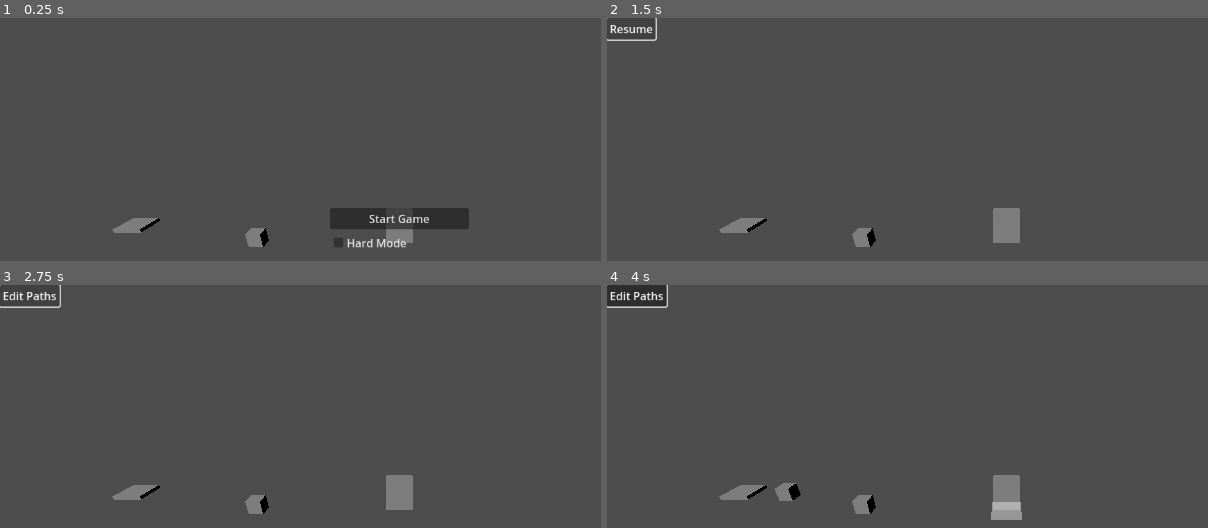
Above: before the commit, frames 1-4 (two rows, left to right).
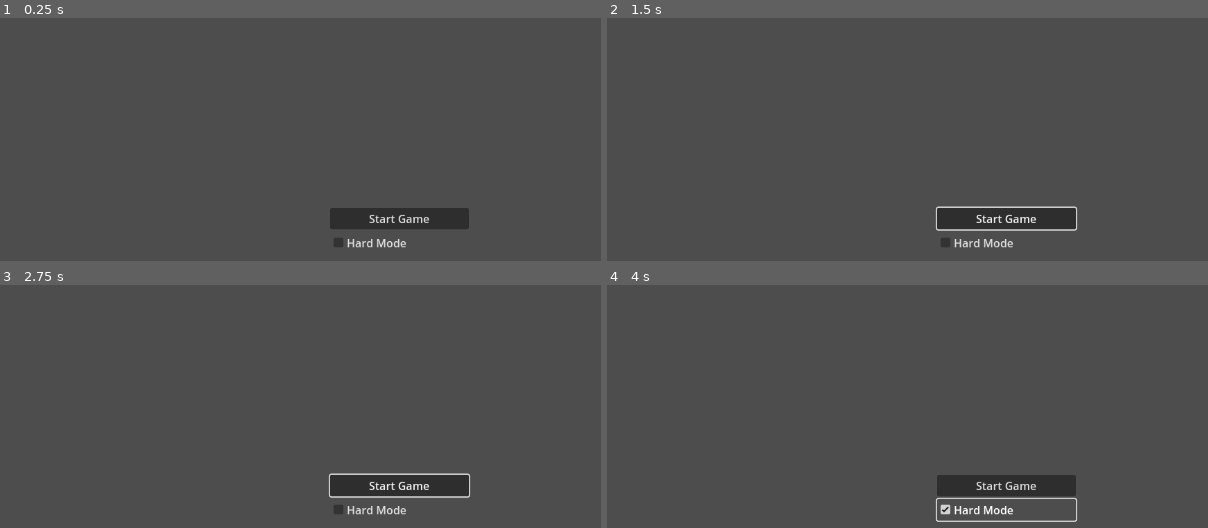
Above: after the commit, the same moments.

Repository: potatozepp/GPT-Test
Game: Godot game, scene res://main.tscn
Same seed, same stepped clock (60 frames per second), same inputs: the game is played once before the commit and once after it.
Inputs (mouse positions are in pixels of both pictures, inside the frame that each line leads up to):
- Up to frame 1 (0.25 s): no input
- Up to frame 2 (1.5 s): click "Start Game" at 0.5 s; click (637, 27) at 1.25 s, where only the run before the commit has a clickable "Edit Paths"
- Up to frame 3 (2.75 s): click (24, 294) at 2 s, where only the run before the commit has a clickable "Resume"
- Up to frame 4 (4 s): click (1003, 486) at 2.75 s, where only the run after the commit has a clickable "Start Game"; click (1003, 510) at 3.5 s, where only the run after the commit has a clickable "Hard Mode"

The runs differ from the first frame. In frame 1, 0.8% of the frame differs, in the area x 18-69%, y 82-95%; in frame 2, 3.6%; in frame 3, 3.6%; in frame 4, 4.6%, in the area x 0-79%, y 0-98%.
Error after the commit: Parse Error: Used space character for indentation instead of tab as used before in the file. (res://main.gd:52)

Commit message:
Add wave control and path editing restrictions

Diff:
--- a/main.gd
+++ b/main.gd
@@ -10,13 +10,16 @@
 var path_positions: Array = []
 var spawn_time := 0.0
 var spawn_interval := 2.0
-var game_started := false
+var game_loaded := false
+var waves_running := false
 var editing_mode := false
 
 @onready var start_menu = $CanvasLayer/Control
 @onready var start_button = $CanvasLayer/Control/VBoxContainer/StartButton
 @onready var hard_mode = $CanvasLayer/Control/VBoxContainer/HardMode
 @onready var edit_button = $CanvasLayer/EditButton
+@onready var run_button = $CanvasLayer/RunButton
+@onready var stop_button = $CanvasLayer/StopButton
 @onready var camera = $Camera3D
 var preview_path
 
@@ -48,38 +51,74 @@
 		preview_path.visible = false
 		add_child(preview_path)
 
-		start_button.pressed.connect(start_game)
-		edit_button.pressed.connect(toggle_edit)
-		edit_button.visible = false
-		set_process(true)
-		set_process_input(true)
-		set_physics_process(true)
+                start_button.pressed.connect(start_game)
+                edit_button.pressed.connect(toggle_edit)
+                run_button.pressed.connect(start_waves)
+                stop_button.pressed.connect(stop_waves)
+                edit_button.visible = false
+                run_button.visible = false
+                stop_button.visible = false
+                set_process(true)
+                set_process_input(true)
+                set_physics_process(true)
 
 func start_game() -> void:
-		game_started = true
-		start_menu.hide()
-		edit_button.show()
+                game_loaded = true
+                start_menu.hide()
+                edit_button.show()
+                run_button.show()
+                stop_button.hide()
+                editing_mode = true
+                edit_button.text = "Resume"
 
-		if hard_mode.button_pressed:
-				spawn_interval = 1.0
-		else:
-				spawn_interval = 2.0
-
-		spawn_time = spawn_interval
+                if hard_mode.button_pressed:
+                                spawn_interval = 1.0
+                else:
+                                spawn_interval = 2.0
 
 func toggle_edit() -> void:
-		editing_mode = not editing_mode
-		edit_button.text = "Resume" if editing_mode else "Edit Paths"
-		var enemies = get_tree().get_nodes_in_group("enemies")
-		for e in enemies:
-				e.set_physics_process(not editing_mode)
+                if waves_running:
+                                return
+                editing_mode = not editing_mode
+                edit_button.text = "Resume" if editing_mode else "Edit Paths"
+                preview_path.visible = editing_mode
+                var enemies = get_tree().get_nodes_in_group("enemies")
+                for e in enemies:
+                                e.set_physics_process(not editing_mode)
+
+func start_waves() -> void:
+                if not game_loaded:
+                                return
+                waves_running = true
+                editing_mode = false
+                edit_button.disabled = true
+                edit_button.text = "Edit Paths"
+                run_button.hide()
+                stop_button.show()
+                preview_path.hide()
+                spawn_time = spawn_interval
+
+func stop_waves() -> void:
+                if not waves_running:
+                                return
+                waves_running = false
+                editing_mode = true
+                edit_button.disabled = false
+                edit_button.text = "Resume"
+                run_button.show()
+                stop_button.hide()
+                preview_path.show()
+                spawn_time = spawn_interval
+                var enemies = get_tree().get_nodes_in_group("enemies")
+                for e in enemies:
+                                e.queue_free()
 
 func _input(event: InputEvent) -> void:
-		if not game_started:
-				return
+                if not game_loaded or not editing_mode:
+                                return
 
-		if event.is_action_pressed("place_path"):
-				add_path_segment(preview_path.position)
+                if event.is_action_pressed("place_path"):
+                                add_path_segment(preview_path.position)
 
 func add_path_segment(pos: Vector3) -> void:
 		pos.y = 0
@@ -90,8 +129,8 @@
 		add_child(p)
 
 func _physics_process(delta: float) -> void:
-		if not game_started:
-				return
+                if not game_loaded:
+                                return
 
 		var input_dir := Vector3.ZERO
 		if Input.is_action_pressed("move_forward"):
@@ -107,16 +146,16 @@
 				camera.translate(input_dir * camera_speed * delta)
 
 func _process(delta: float) -> void:
-		if game_started:
-				update_preview()
+                if editing_mode:
+                                update_preview()
 
-		if not game_started or editing_mode:
-				return
+                if not waves_running:
+                                return
 
-		spawn_time -= delta
-		if spawn_time <= 0:
-				spawn_enemy()
-				spawn_time = spawn_interval
+                spawn_time -= delta
+                if spawn_time <= 0:
+                                spawn_enemy()
+                                spawn_time = spawn_interval
 
 func update_preview() -> void:
 		var mouse_pos = get_viewport().get_mouse_position()
--- a/main.tscn
+++ b/main.tscn
@@ -44,3 +44,13 @@
 [node name="EditButton" type="Button" parent="CanvasLayer"]
 visible = false
 text = "Edit Paths"
+
+[node name="RunButton" type="Button" parent="CanvasLayer"]
+visible = false
+offset_top = 40.0
+text = "Start Waves"
+
+[node name="StopButton" type="Button" parent="CanvasLayer"]
+visible = false
+offset_top = 80.0
+text = "Stop Waves"
